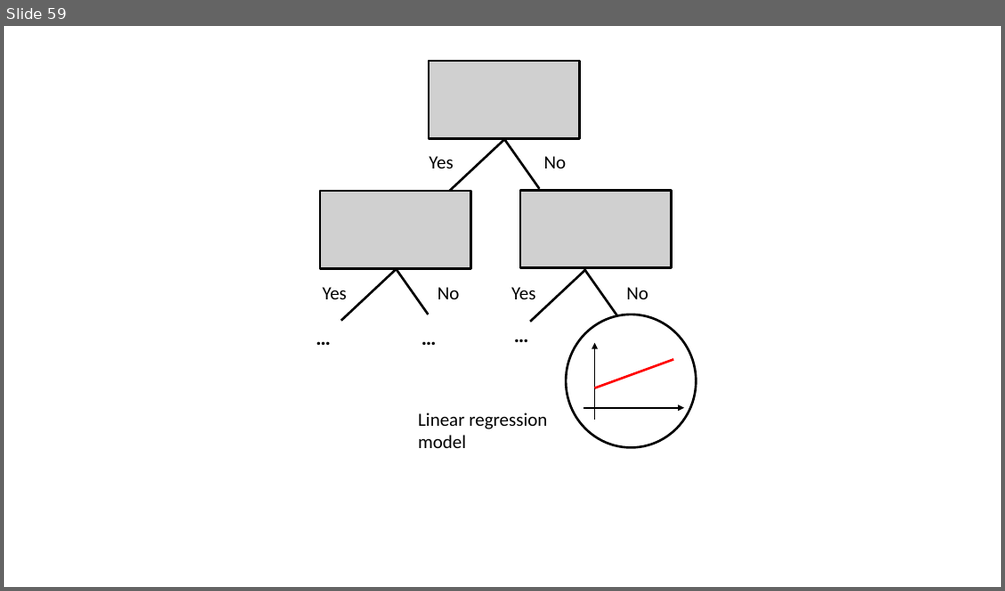
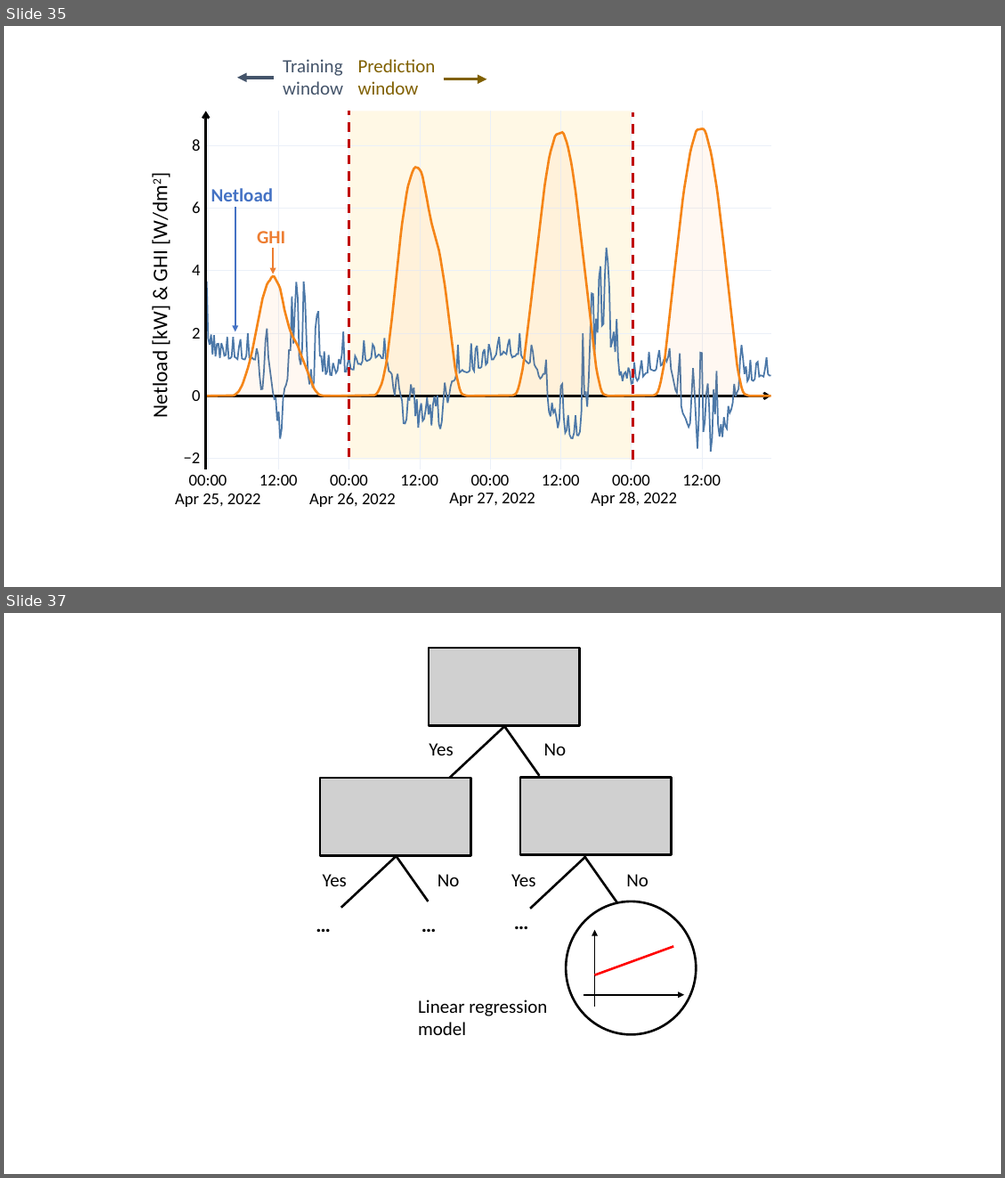
Before and after one commit to Jonathan56/supplementary_thesis, a slide deck: figures.pptx. Shown one above the other, each under a label of ours: slide 59 before the commit, slides 35 and 37 after it; the slides between them are not shown. The pictures are 1005x591 and 1005x1178 pixels, drawn with LibreOffice and Linux fonts; fonts in the diff are those of the drawing; grey boxes stand for pictures. Boxes give left, top, right and bottom in pixels: in the first picture for what was removed or moved away, otherwise in the second. Text is boxed around its words. In the diff, an @@ line names an element or a change of style, - is before the commit and + after.

```diff
--- a/figures.pptx
+++ b/figures.pptx
@@ slide 35 added at bbox=[4, 26, 1001, 587], background #FFFFFF @@
@@ freeform shape added at bbox=[148, 71, 149, 72], fill #000000 @@
@@ arrow added from (274, 78) to (237, 78), #44546A 3 pt @@
@@ text added at bbox=[283, 59, 343, 95], 18 pt, text #44546A @@
+Training window
@@ text added at bbox=[358, 59, 436, 95], 18 pt, text #806000 @@
+Prediction window
@@ arrow added from (444, 79) to (487, 79), #806000 3 pt @@
@@ freeform shape added at bbox=[206, 111, 207, 469], outline #000000 2.25 pt @@
@@ freeform shape added at bbox=[207, 129, 771, 396], fill #FF7F0E at 5% opacity @@
@@ freeform shape added at bbox=[207, 129, 771, 396], outline #F58518 2.25 pt @@
@@ line added from (349, 458) to (349, 111), #C00000 2.25 pt dashed @@
@@ rectangle added at bbox=[350, 111, 631, 459], fill #FFC000 at 10% opacity @@
@@ line added from (633, 459) to (633, 112), #C00000 2.25 pt dashed @@
@@ group added at bbox=[184, 139, 201, 463]: 6 texts @@
+−2
+0
+2
+4
+6
+8
@@ group added at bbox=[207, 111, 771, 469]: 13 freeform shapes @@
@@ text added at bbox=[147, 191, 172, 417], 20 pt, text #000000 @@
+Netload [kW] & GHI [W/dm2]
@@ text added at bbox=[211, 188, 274, 201], 18 pt, text #4472C4, bold @@
+Netload
@@ arrow added from (235, 207) to (235, 332), #4472C4 1.5 pt @@
@@ text added at bbox=[257, 231, 285, 248], 18 pt, text #ED7D31, bold @@
+GHI
@@ freeform shape added at bbox=[207, 248, 771, 451], outline #4C78A8 1.5 pt @@
@@ arrow added from (273, 248) to (273, 274), #ED7D31 1.5 pt @@
@@ freeform shape added at bbox=[207, 395, 771, 396], fill #000000, outline #000000 2.25 pt @@
@@ group added at bbox=[175, 475, 720, 507]: 12 texts @@
+00:00
+Apr 25, 2022
+12:00
+00:00
+Apr 26, 2022
+12:00
+00:00
+Apr 27, 2022
+12:00
+00:00
+Apr 28, 2022
+12:00
@@ what was slide 59 is now slide 37 @@
```
Also in this commit, not shown: 11 slides changed, 2 other slides added, 25 slides removed, 9 other files.
